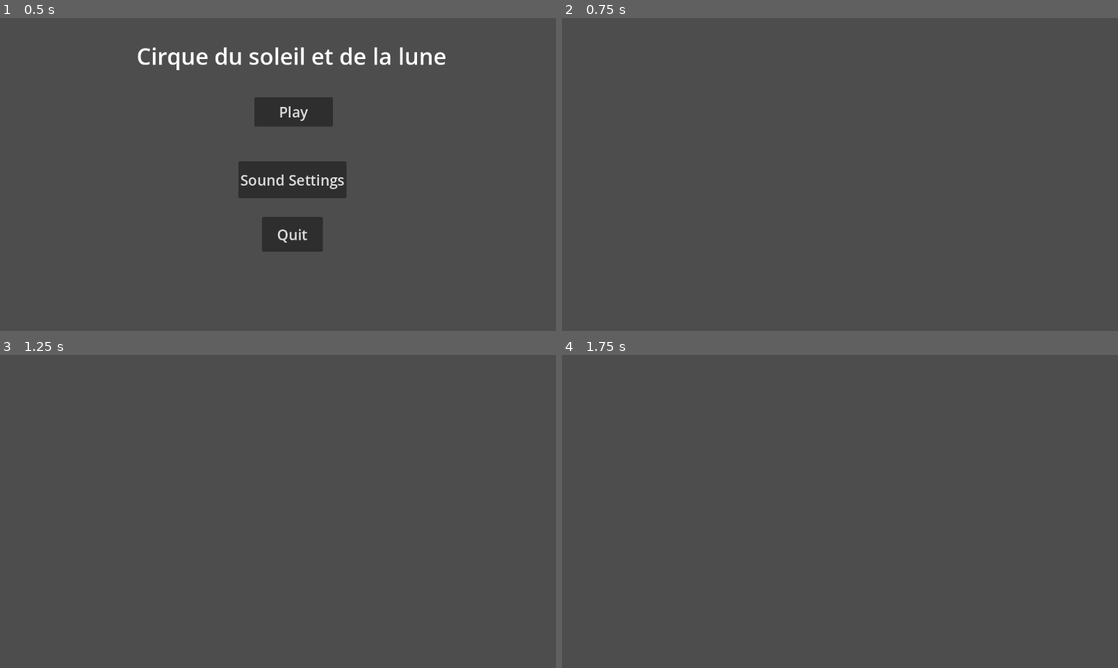
Above: before the commit, frames 1-4 (two rows, left to right).
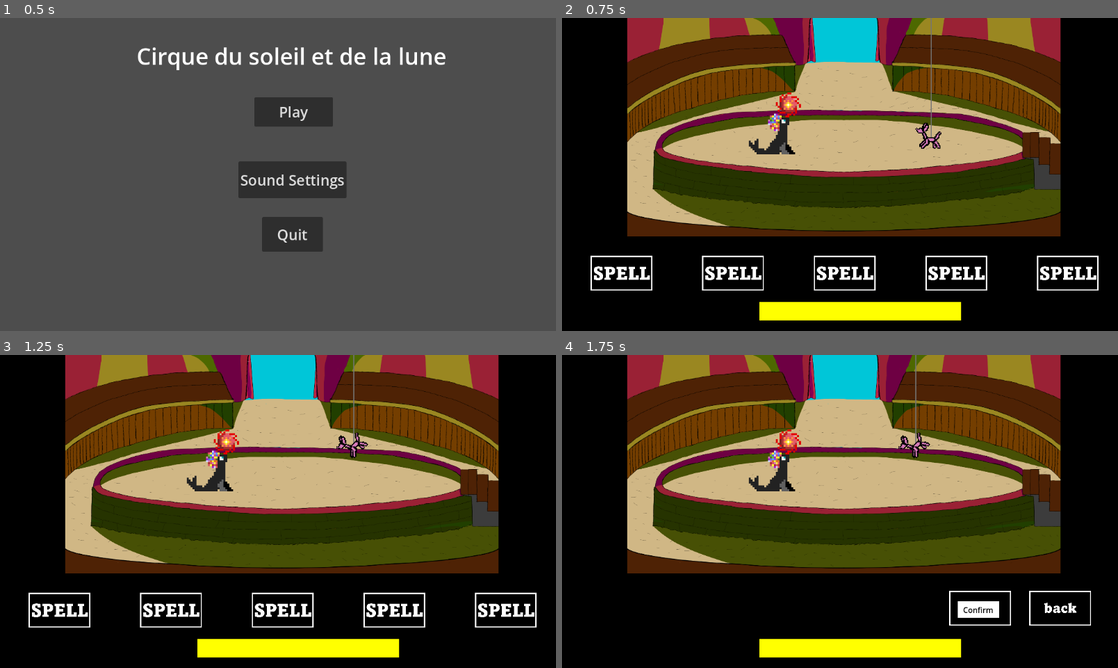
Above: after the commit, the same moments.

Repository: JasonJ13/CircusSunMoon
Game: Godot game, scene res://Scene/APP/app.tscn
The game is run twice, just before and just after one commit, with the same random seed, the same clock (stepped at 60 frames per second) and the same inputs. This scene is started directly instead of the project's main scene.
Inputs (mouse positions are in pixels of both pictures, inside the frame that each line leads up to):
- Up to frame 1 (0.5 s): no input
- Up to frame 2 (0.75 s): click "Play" at 0.5 s
- Up to frame 3 (1.25 s): no input
- Up to frame 4 (1.75 s): click (623, 611) at 1.27 s

Frame 1 is identical in both runs. In frame 2, 99% of the frame differs, in the area x 0-100%, y 0-100%; in frame 3, 99%; in frame 4, 100%.

Commit message:
jour, nuit, jour, nuit, jour, nuit

Diff:
--- a/Scene/APP/app.tscn
+++ b/Scene/APP/app.tscn
@@ -3,6 +3,7 @@
 [ext_resource type="PackedScene" uid="uid://rnupwuqu6c8n" path="res://Scene/MainMenu/MainMenu.tscn" id="1_8h336"]
 [ext_resource type="Script" uid="uid://jqpikbrdbbdo" path="res://Script/APP/app.gd" id="1_tay45"]
 [ext_resource type="PackedScene" uid="uid://dqoddm88ktvch" path="res://Scene/SFX/sfx.tscn" id="2_tay45"]
+[ext_resource type="PackedScene" uid="uid://dsexau7kcdupv" path="res://Scene/Fight/Fight.tscn" id="4_tay45"]
 
 [node name="APP" type="Control" unique_id=651810850]
 layout_mode = 3
@@ -18,6 +19,10 @@
 
 [node name="SFX" parent="." unique_id=485798726 instance=ExtResource("2_tay45")]
 
+[node name="Fight" parent="." unique_id=1148027261 instance=ExtResource("4_tay45")]
+visible = false
+layout_mode = 1
+
 [connection signal="game_start" from="." to="SFX" method="_on_app_game_start"]
 [connection signal="on_play" from="MainMenu" to="." method="_on_main_menu_on_play"]
 [connection signal="on_quit" from="MainMenu" to="." method="_on_main_menu_on_quit"]
--- a/Script/APP/app.gd
+++ b/Script/APP/app.gd
@@ -1,4 +1,11 @@
 extends Control
+
+# Node
+# -----------
+
+@onready var mainMenu : Control = $MainMenu
+@onready var fight : Fight = $Fight
+
 
 # Signals
 # -----------
@@ -27,6 +34,9 @@
 func _on_main_menu_on_play() -> void:
 	game_start.emit()
 
+	fight.show()
+	mainMenu.hide()
+
 
 func _on_main_menu_on_quit() -> void:
 	get_tree().quit()
Not shown, changed: Asset/other/back.png.import
Binary file removed: Scene/Test/back.png
Not shown, removed: Scene/Test/back.png.import
